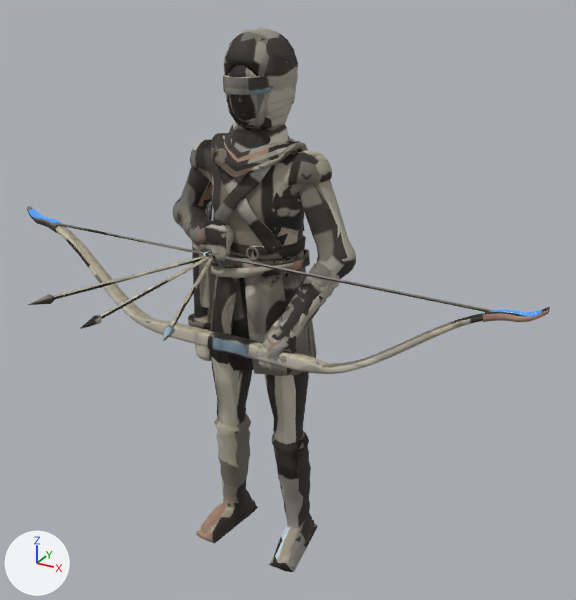
The glTF model games/vale/art/out/fighters/lisvel/lisvel_almanac.glb, before and after one commit.
The view is the same before and after, from a camera (50 mm lens) standing at (1.303, -2.168, 2.1) and looking at (0.195, -0.154, 1.093). The axes (+X, +Y, +Z) are drawn at lower left. The lights are the same throughout. The first picture is the older version. Vertices at exactly the same position are counted once.

The older version as bpy lines, for what is in view:
```python
me_lisvel = bpy.data.meshes.new('lisvel')
me_lisvel.from_pydata(...)  # 10179 vertices, 21523 faces; spans x -0.88..0.98, y -0.79..0.17, z 0.0..1.88
me_lisvel.materials.append(mat_body)
ob_lisvel_almanac = bpy.data.objects.new('lisvel_almanac', me_lisvel)
ob_lisvel_almanac.location = (0.0, 0.0, 0.0)
```
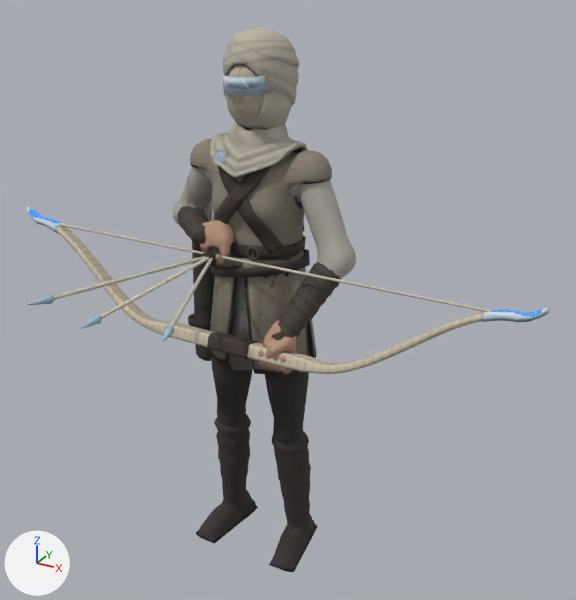
What differs and where, as boxes (x1, y1, x2, y2) in the pictures (576 x 600 px; the box of a moved part takes in the faces that stretch with it):
part 1 of me_lisvel, moved or reshaped: before (29, 27, 298, 316); after (29, 27, 299, 316)
part 2 of me_lisvel, moved or reshaped: before (411, 335, 422, 339); after (411, 316, 538, 339)
part 3 of me_lisvel, moved or reshaped: (90, 257, 209, 320) in both
part 4 of me_lisvel, surface changed: (27, 44, 550, 572) in both

Patch to the scene script:
```diff
--- a/games/vale/art/out/fighters/lisvel/lisvel_almanac.glb.py
+++ b/games/vale/art/out/fighters/lisvel/lisvel_almanac.glb.py
@@ me_lisvel @@
 # used by ob_lisvel_almanac; location = (0.0, 0.0, 0.0)
-me_lisvel.from_pydata(...)  # 10179 vertices, 21523 faces; spans x -0.88..0.98, y -0.79..0.17, z 0.0..1.88
+me_lisvel.from_pydata(...)  # 10190 vertices, 21571 faces; spans x -0.88..0.98, y -0.79..0.17, z 0.0..1.88
+# me_lisvel part 1: 184 vertices moved from x -0.85..0.24, y -0.26..0.15, z 0.86..1.88 to x -0.85..0.24, y -0.26..0.16, z 0.86..1.88; 489 vertices removed from x -0.73..0.15, y -0.26..0.15, z 1.01..1.88; 500 vertices added at x -0.74..0.12, y -0.25..0.16, z 0.78..1.88
+# me_lisvel part 2: 5 vertices moved within x 0.64..0.96, y -0.22..-0.16, z 1.1..1.22; 2 vertices removed from x 0.76..0.94, y -0.18..-0.16, z 1.16..1.21; 2 vertices added at x 0.76..0.94, y -0.19..-0.16, z 1.15..1.21
+# me_lisvel part 3: 2 vertices moved within x -0.07, y -0.73, z 1.2..1.21; 1 vertex removed from x -0.07, y -0.73, z 1.2; 1 vertex added at x -0.07, y -0.73, z 1.21
+# me_lisvel part 4: 18754 kept faces spanning x -0.88..0.98, y -0.79..0.17, z 0.0..1.87 get new texture (UV) coordinates
 me_lisvel.materials.append(mat_body)
```
